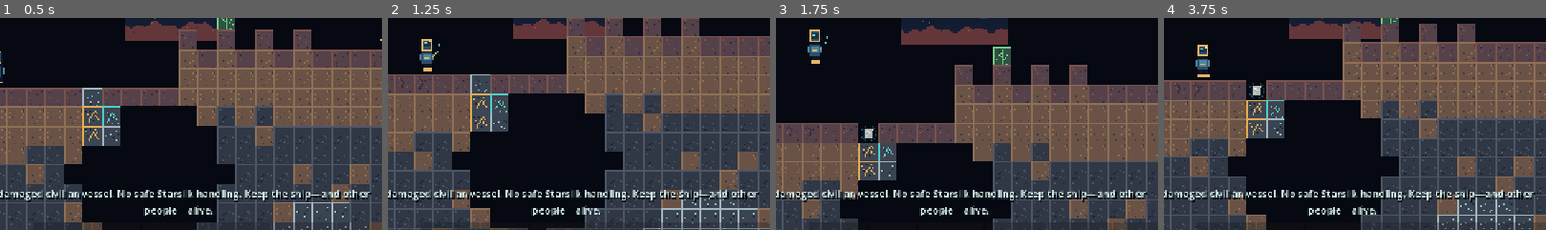
Above: before the commit, frames 1-4 (left to right).
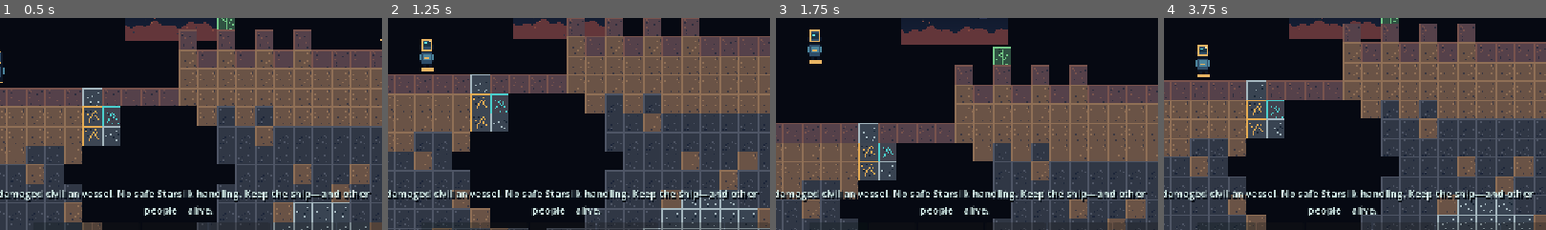
Above: after the commit, the same moments.

Repository: westkitty/SilkBound
Game: Godot game, scene res://scenes/main.tscn
Two runs of this game, one before a commit and one after it. Both use one fixed random seed, a clock stepped at 60 frames per second and the inputs below. Sound files missing from this copy of the repository are replaced by a short silence.
Inputs (mouse positions are % of the whole screen's width and height, from its top left):
- Up to frame 1 (0.5 s): no input
- Up to frame 2 (1.25 s): tap Enter at 0.5 s; drag from (8, 85) to (60, 27) at 0.52 s
- Up to frame 3 (1.75 s): drag from (93, 86) to (45, 70) at 1.27 s
- Up to frame 4 (3.75 s): move the mouse to (85, 86) at 2.02 s; hold A (move_left) 2.03-2.75 s; hold C (craft) 2.03-2.75 s; click (85, 86) at 2.17 s; drag from (93, 72) to (20, 34) at 2.77 s; click "×" at 3.5 s
The pictures show only the part of the screen within x 27-77%, y 43-93%; the shares and areas given below are measured in that part.

Frame 1 is identical in both runs. In frame 2, less than 0.1% of the frame differs, in the area x 3-25%, y 12-34%; in frame 3, 0.6%, in the area x 3-27%, y 8-60%; in frame 4, 0.5%.

Commit message:
Keep touch-emulated clicks out of physical mining and aiming

Diff:
--- a/scripts/core/game.gd
+++ b/scripts/core/game.gd
@@ -58,6 +58,8 @@
 var _last_auto_save_millis := 0
 var _last_mouse_world := Vector2.ZERO
 var _mouse_aim_active := false
+var _mouse_mine_held := false
+var _mouse_attack_held := false
 var _last_action_was_touch := false
 var _scan_highlight_clock := 0.0
 var _survivor_prompt_clock := 0.0
@@ -137,14 +139,14 @@
 		_handle_final_death(false)
 		return
 	terraformer.tick(delta, self)
-	if _touch_router.is_held("mine") or Input.is_mouse_button_pressed(MOUSE_BUTTON_LEFT):
+	if _touch_router.is_held("mine") or _mouse_mine_held:
 		_mine_repeat -= delta
 		if _mine_repeat <= 0.0:
 			_mine_repeat = 0.19
 			_perform_mine()
 	else:
 		_mine_repeat = 0.0
-	if _touch_router.is_held("attack") or Input.is_mouse_button_pressed(MOUSE_BUTTON_RIGHT):
+	if _touch_router.is_held("attack") or _mouse_attack_held:
 		_attack_repeat -= delta
 		if _attack_repeat <= 0.0:
 			_attack_repeat = 0.38
@@ -157,7 +159,20 @@
 	queue_redraw()
 
 
+func _input(event: InputEvent) -> void:
+	# A release must clear a held mouse action even when a Control handles it.
+	if event is InputEventMouseButton and not event.pressed:
+		if event.button_index == MOUSE_BUTTON_LEFT:
+			_mouse_mine_held = false
+		elif event.button_index == MOUSE_BUTTON_RIGHT:
+			_mouse_attack_held = false
+
+
 func _unhandled_input(event: InputEvent) -> void:
+	if event.device == InputEvent.DEVICE_ID_EMULATION:
+		# Keep mouse emulation enabled for native GUI Buttons, but never treat
+		# synthesized touch events as physical mining/aim/attack input.
+		return
 	if event is InputEventMouseMotion:
 		_last_mouse_world = get_global_mouse_position()
 		_mouse_aim_active = true
@@ -167,8 +182,10 @@
 		_mouse_aim_active = true
 		_last_action_was_touch = false
 		if event.button_index == MOUSE_BUTTON_LEFT:
+			_mouse_mine_held = true
 			_perform_mine()
 		elif event.button_index == MOUSE_BUTTON_RIGHT:
+			_mouse_attack_held = true
 			_perform_attack()
 	elif event is InputEventKey and event.pressed and not event.echo:
 		if event.is_action_pressed("interact"):
--- a/tests/run_all.gd
+++ b/tests/run_all.gd
@@ -424,6 +424,30 @@
 	_check(
 		not bool(game.call("is_action_held", "jump")), "touch release clears its own held action"
 	)
+	var emulated_click := InputEventMouseButton.new()
+	emulated_click.device = InputEvent.DEVICE_ID_EMULATION
+	emulated_click.button_index = MOUSE_BUTTON_LEFT
+	emulated_click.pressed = true
+	game.call("_unhandled_input", emulated_click)
+	_check(
+		not bool(game.get("_mouse_mine_held")),
+		"touch-emulated mouse clicks cannot activate held mining"
+	)
+	_check(
+		not bool(game.get("_mouse_aim_active")),
+		"touch-emulated mouse clicks cannot steal pointer aiming"
+	)
+	var physical_click := InputEventMouseButton.new()
+	physical_click.device = InputEvent.DEVICE_ID_MOUSE
+	physical_click.button_index = MOUSE_BUTTON_LEFT
+	physical_click.pressed = true
+	game.call("_unhandled_input", physical_click)
+	_check(bool(game.get("_mouse_mine_held")), "physical mouse click can still initiate mining")
+	physical_click.pressed = false
+	game.call("_input", physical_click)
+	_check(not bool(game.get("_mouse_mine_held")), "physical mouse release stops continuous mining")
+	game.set("_mouse_aim_active", false)
+	game.set("_last_action_was_touch", true)
 	var scan_world: WorldGrid = game.get("world")
 	var scan_player: CharacterBody2D = game.get("player")
 	var scan_origin := scan_world.world_to_cell(scan_player.global_position)
